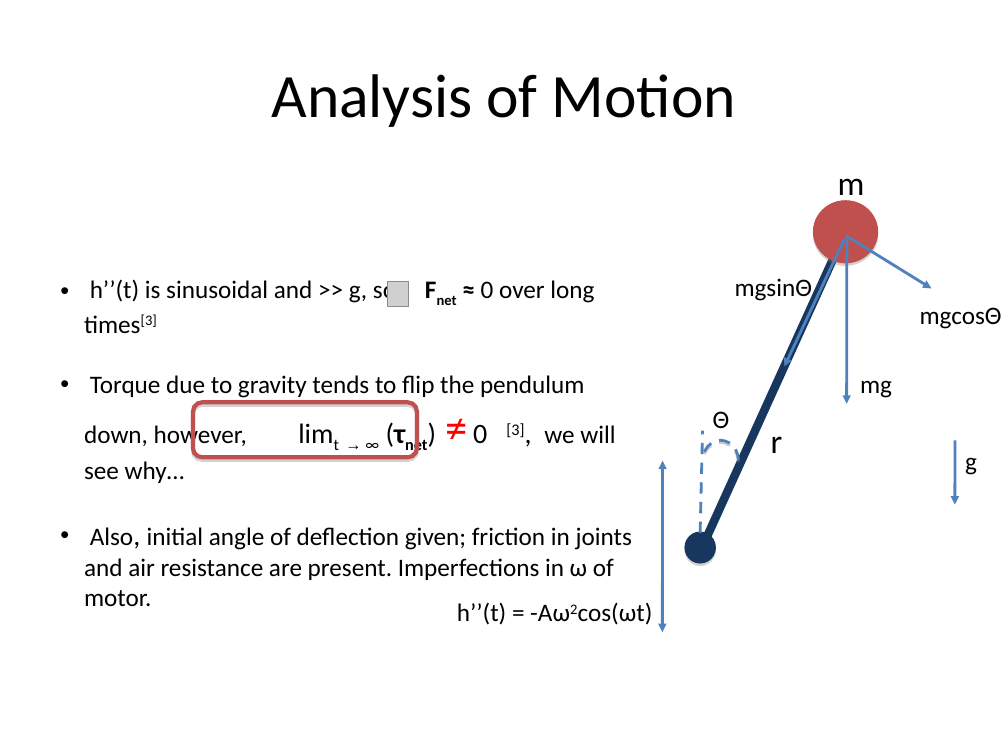
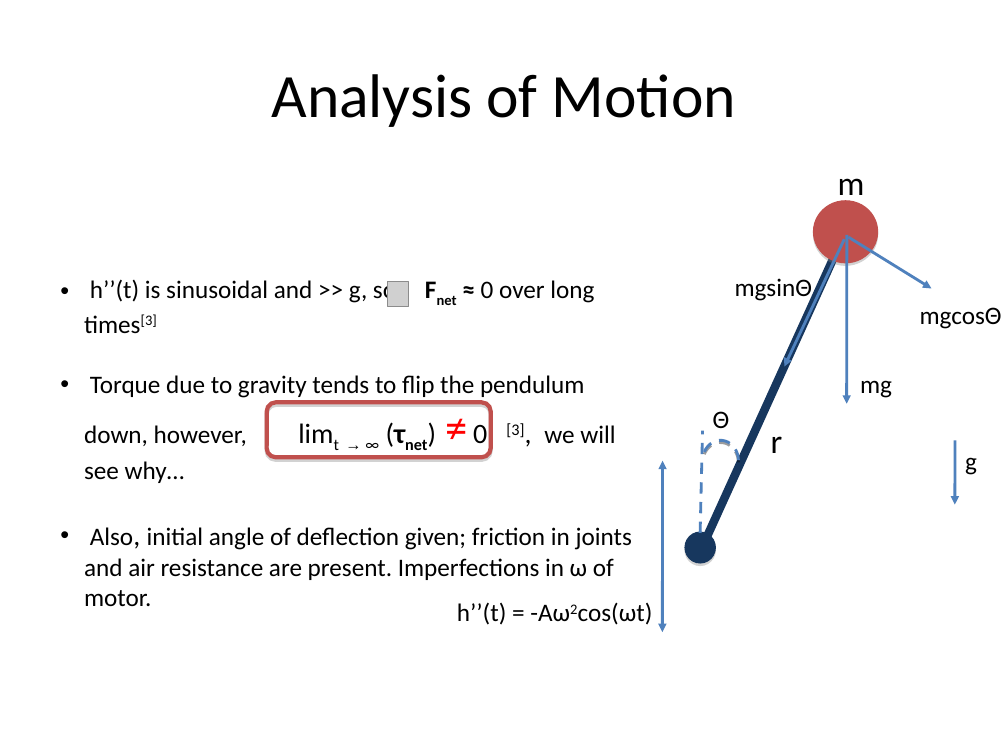
Before and after one commit to corbyrosset/corbyrosset.github.io, a slide deck: slide 5 of files/invertedpendulums3.ppt. Drawn at 1008x756 pixels with LibreOffice and Linux fonts; fonts in the diff are those of the drawing; grey boxes stand for pictures. Boxes give left, top, right and bottom in pixels: in the first picture for what was removed or moved away, otherwise in the second. Text is boxed around its words. In the diff, an @@ line names an element or a change of style, - is before the commit and + after.

```diff
--- a/files/invertedpendulums3.ppt
+++ b/files/invertedpendulums3.ppt
@@ rounded rectangle: place and size @@
-rounded rectangle at (193, 402, 416, 458)
+rounded rectangle at (267, 402, 491, 458)
@@ freeform shape at (703, 440, 739, 481): shadow changed; outline redrawn @@
```
Also in this commit, not shown: 5 other slides changed, 18 other files.
